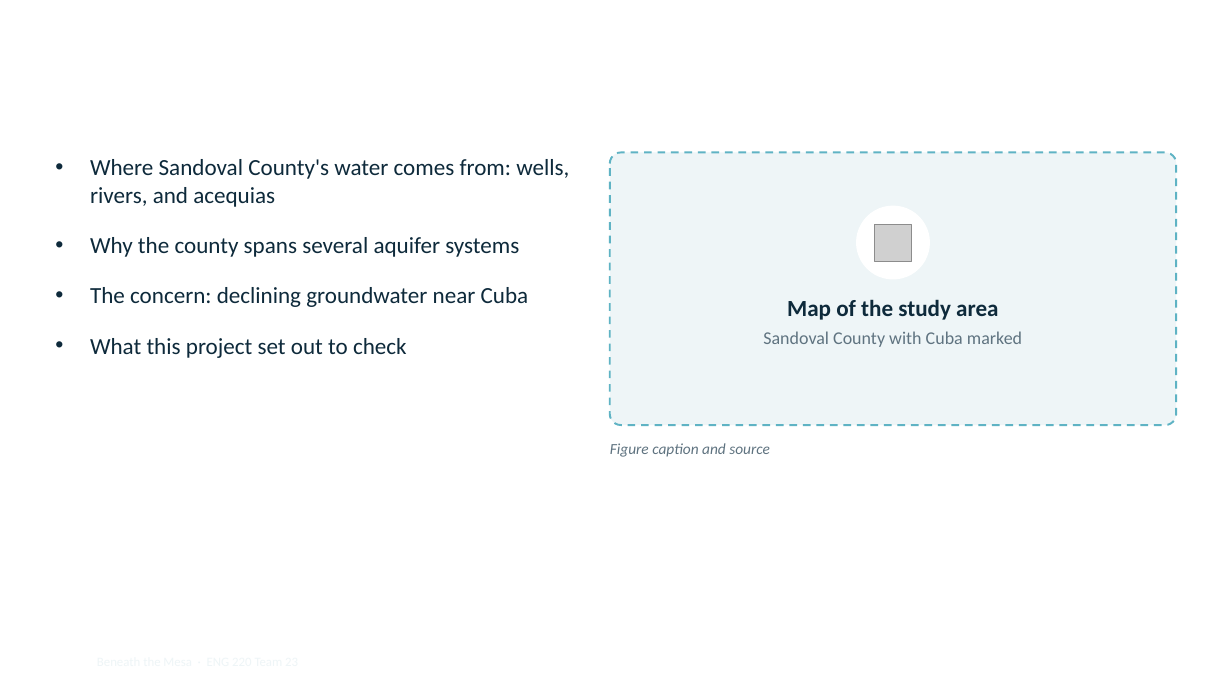
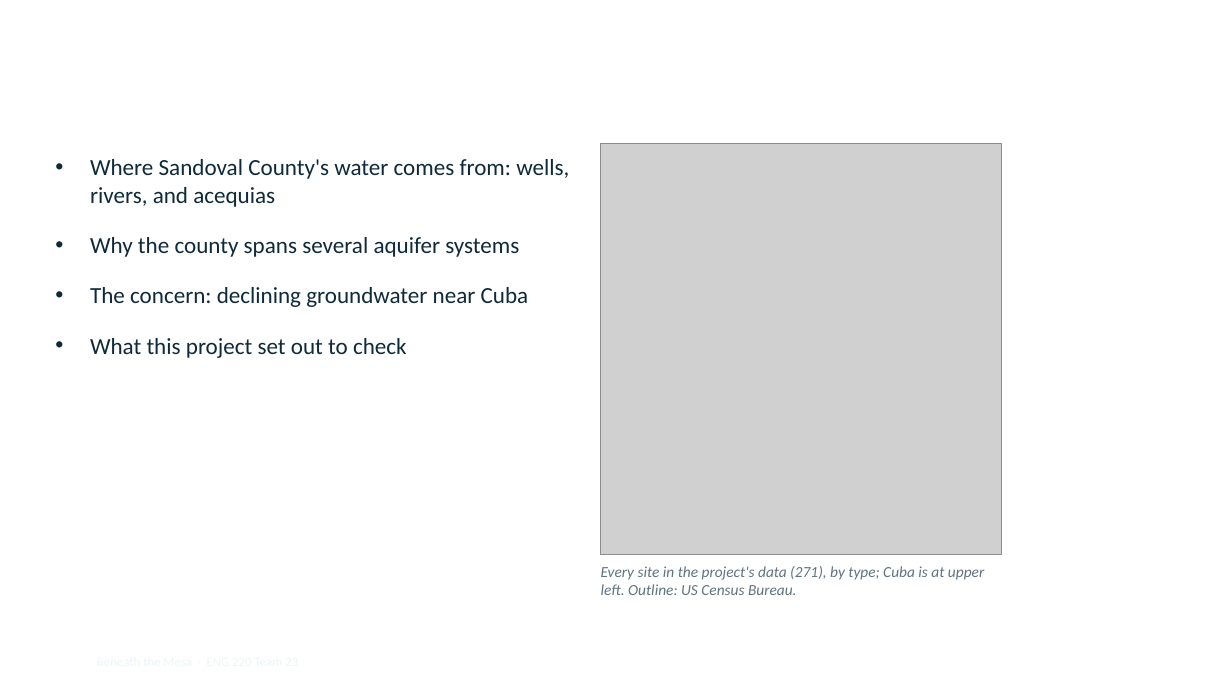
Before and after one commit to pdjordj11/eng_220_aquifer_project, a slide deck: slide 3 of files/beneath_the_mesa_slides.pptx. Drawn at 1232x693 pixels with LibreOffice and Linux fonts; fonts in the diff are those of the drawing; grey boxes stand for pictures; background and template pictures are left out. Boxes give left, top, right and bottom in pixels: in the first picture for what was removed or moved away, otherwise in the second. Text is boxed around its words. In the diff, an @@ line names an element or a change of style, - is before the commit and + after.

```diff
--- a/files/beneath_the_mesa_slides.pptx
+++ b/files/beneath_the_mesa_slides.pptx
@@ picture added at box(601, 143, 1002, 555) @@
@@ rounded rectangle removed at box(610, 152, 1177, 425) @@
@@ ellipse removed at box(857, 206, 931, 280) @@
@@ picture removed at box(874, 224, 911, 261) @@
@@ text removed at box(763, 299, 1022, 347) @@
-Map of the study area
-Sandoval County with Cuba marked
@@ text at box(601, 566, 984, 595): text changed @@
-Figure caption and source
+Every site in the project's data (271), by type; Cuba is at upper left. Outline: US Census Bureau.
```
Also in this commit, not shown: 5 other slides changed, 5 slides added, 2 slides removed, 30 other files.
